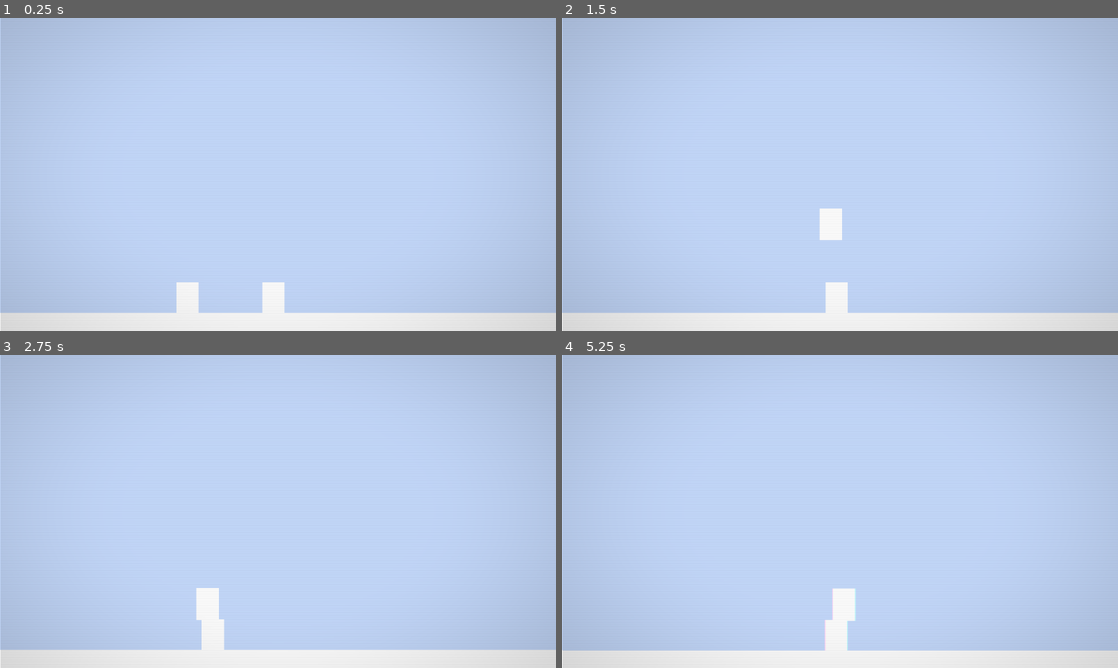
Above: before the commit, frames 1-4 (two rows, left to right).
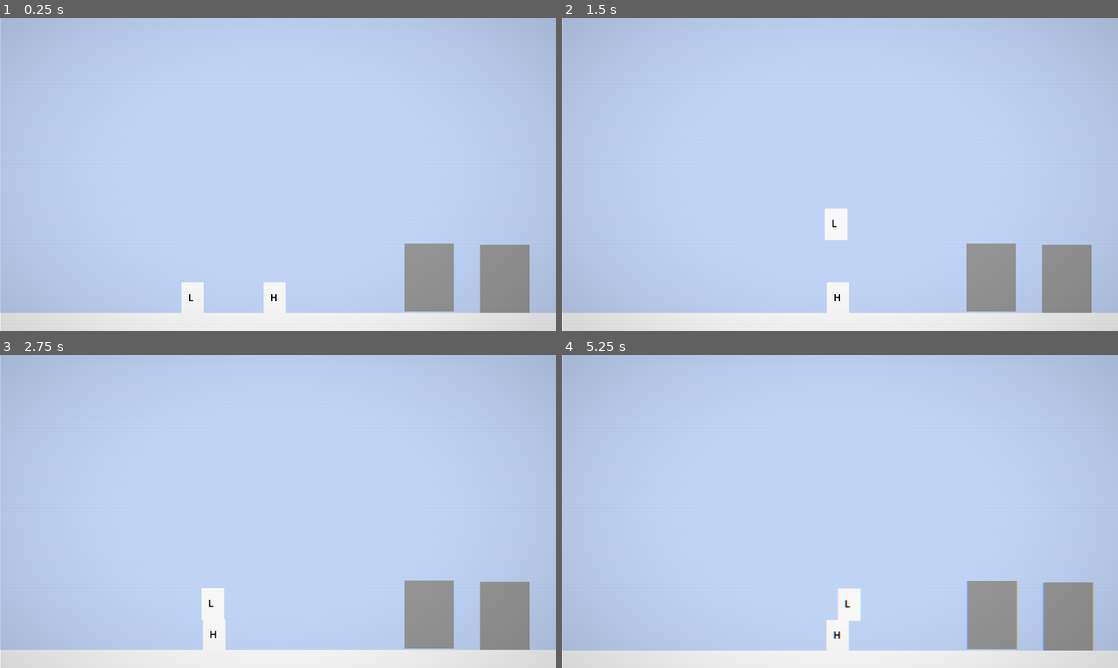
Above: after the commit, the same moments.

Repository: Protheek-1/mass-effect
Game: Godot game, scene res://main.tscn
Same seed, same stepped clock (60 frames per second), same inputs: the game is played once before the commit and once after it.
Inputs (mouse positions are in pixels of both pictures, inside the frame that each line leads up to):
- Up to frame 1 (0.25 s): no input
- Up to frame 2 (1.5 s): tap Enter at 0.5 s; move the mouse to (962, 158) at 0.52 s; hold Right (ui_right) 0.53-1.25 s; tap Space (swap_charectar) at 0.6 s; click (962, 158) at 0.67 s; tap W (jump) at 0.77 s; drag from (728, 190) to (812, 237) at 1.27 s
- Up to frame 3 (2.75 s): tap Space (swap_charectar) at 2 s; move the mouse to (333, 442) at 2.02 s; hold Left (ui_left) from 2.03 s (still down); tap Keypad Enter at 2.1 s
- Up to frame 4 (5.25 s): release Left (ui_left) at 2.75 s; drag from (812, 574) to (673, 464) at 2.77 s; tap Enter at 3.5, 5.1 s; move the mouse to (1006, 558) at 3.52 s; hold Right (ui_right) 3.53-4.25 s; tap Shift at 3.6 s; tap W (jump) at 3.77 s; drag from (673, 464) to (756, 433) at 4.27 s; tap Space (swap_charectar) at 5 s; move the mouse to (867, 511) at 5.02 s; hold Right (ui_right) from 5.03 s (still down); click (867, 511) at 5.17 s

The runs differ from the first frame. In frame 1, 4.1% of the frame differs, in the area x 31-96%, y 72-95%; in frame 2, 4.2%; in frame 3, 4.2%; in frame 4, 4.4%, in the area x 47-96%, y 72-95%.

Commit message:
doors and bugs

Diff:
--- /dev/null
+++ b/door.gd
@@ -0,0 +1,30 @@
+extends Area2D
+class_name Door
+enum DoorType { ENTRY, EXIT }
+enum CharacterType {HEAVY, LIGHT, BOTH}
+@export var door_type: DoorType = DoorType.ENTRY
+@export var linked_door: Door
+@export var allowed_character: CharacterType = CharacterType.BOTH
+@export var is_goal_door: bool = false
+@onready var arrival_point: Marker2D = $ArrivalPoint
+@export var partner_door: Door
+var is_active: bool = false
+var entered_body: CharacterBody2D
+var manager: Node
+
+func _ready() -> void:
+	add_to_group("doors")
+	manager = get_tree().get_first_node_in_group("door_manager")
+
+	if manager:
+		manager.register_door(self)
+
+func accepts_character(body: Node2D) -> bool:
+	match allowed_character:
+		CharacterType.HEAVY:
+			return body.name == "Heavy"
+		CharacterType.LIGHT:
+			return body.name == "Light"
+		CharacterType.BOTH:
+			return body.name == "Heavy" or body.name == "Light"
+	return false
--- /dev/null
+++ b/door.tscn
@@ -0,0 +1,22 @@
+[gd_scene format=3 uid="uid://bi4bq6mlrofga"]
+
+[ext_resource type="Script" uid="uid://b6ownhmdjvv1q" path="res://door.gd" id="1_ba8gm"]
+
+[sub_resource type="RectangleShape2D" id="RectangleShape2D_dcsxo"]
+size = Vector2(38, 51)
+
+[node name="Door" type="Area2D" unique_id=1573361650]
+script = ExtResource("1_ba8gm")
+
+[node name="ColorRect" type="ColorRect" parent="." unique_id=1988167145]
+offset_left = -19.0
+offset_top = -26.0
+offset_right = 19.0
+offset_bottom = 26.0
+color = Color(0.601223, 0.601223, 0.60122293, 1)
+
+[node name="CollisionShape2D" type="CollisionShape2D" parent="." unique_id=252522823]
+shape = SubResource("RectangleShape2D_dcsxo")
+
+[node name="ArrivalPoint" type="Marker2D" parent="." unique_id=1409855953]
+position = Vector2(0, 14)
--- /dev/null
+++ b/door_manager.gd
@@ -0,0 +1,76 @@
+extends Node
+var heavy_ready := false
+var light_ready := false
+var heavy_body: CharacterBody2D
+var light_body: CharacterBody2D
+var heavy_goal: Door
+var light_goal: Door
+var transitioning := false
+func _enter_tree() -> void:
+	add_to_group("door_manager")
+
+func register_door(door: Door) -> void:
+	door.body_entered.connect(_on_body_entered.bind(door))
+	door.body_exited.connect(_on_body_exited.bind(door))
+
+	if door.is_goal_door and door.door_type == Door.DoorType.ENTRY:
+		heavy_goal = door
+	elif door.allowed_character == Door.CharacterType.LIGHT:
+		light_goal = door
+
+func _on_body_entered(body: Node2D, door: Door) -> void:
+	if transitioning:
+		return
+	if door.door_type != Door.DoorType.ENTRY:
+		return
+	if not door.accepts_character(body):
+		return
+	if door.door_type == Door.DoorType.EXIT:
+		return
+	if door.is_goal_door:
+		if body.name == "Heavy":
+			heavy_ready = true
+			heavy_body = body
+		elif body.name == "Light":
+			light_ready = true
+			light_body = body
+		check_goal()
+	else:
+		door.is_active = true
+		door.entered_body = body
+		if door.partner_door == null:
+			return
+		if not door.partner_door.is_active:
+			return
+		transitioning = true
+		teleport_character(
+			door.entered_body,
+			door.linked_door
+		)
+		teleport_character(
+		door.partner_door.entered_body,
+		door.partner_door.linked_door
+	)
+func _on_body_exited(body: Node2D, door: Door):
+	if transitioning or not door.is_goal_door:
+		return
+	if body == heavy_body:
+		heavy_ready = false
+		heavy_body = null
+	if body == light_body:
+		light_ready = false
+		light_body = null
+func check_goal() -> void:
+	if not heavy_ready or not light_ready:
+		return
+	if heavy_goal == null or light_goal == null:
+		push_warning("forgor door")
+		return
+	transitioning = true
+	teleport_character(heavy_body, heavy_goal.linked_door)
+	teleport_character(light_body, light_goal.linked_door)
+func teleport_character(body: CharacterBody2D, destination: Door) -> void:
+	if body == null or destination == null:
+		return
+	body.global_position = destination.arrival_point.global_position
+	body.velocity = Vector2.ZERO
--- a/heavy.tscn
+++ b/heavy.tscn
@@ -16,3 +16,12 @@
 [node name="ColorRect" type="ColorRect" parent="." unique_id=1500380666]
 offset_right = 107.0
 offset_bottom = 153.0
+
+[node name="Label" type="Label" parent="." unique_id=1021506446]
+offset_left = 31.250143
+offset_top = 37.500107
+offset_right = 71.250145
+offset_bottom = 104.50011
+theme_override_colors/font_color = Color(0, 0, 0, 1)
+theme_override_font_sizes/font_size = 48
+text = "H"
--- a/light.tscn
+++ b/light.tscn
@@ -33,3 +33,12 @@
 [node name="HeadRay" type="RayCast2D" parent="." unique_id=1873456273]
 position = Vector2(56.25026, 25.00007)
 target_position = Vector2(0, -37.500107)
+
+[node name="Label" type="Label" parent="." unique_id=1289694635]
+offset_left = 31.250143
+offset_top = 37.500107
+offset_right = 71.250145
+offset_bottom = 104.50011
+theme_override_colors/font_color = Color(0, 0, 0, 1)
+theme_override_font_sizes/font_size = 48
+text = "L"
--- a/main.tscn
+++ b/main.tscn
@@ -3,6 +3,8 @@
 [ext_resource type="Script" uid="uid://mab5vt225wmu" path="res://camera_2d.gd" id="1_0xm2m"]
 [ext_resource type="Shader" uid="uid://b5cepsx5pdx7i" path="res://main.gdshader" id="1_ig7tw"]
 [ext_resource type="PackedScene" uid="uid://v1700ihoo13t" path="res://heavy.tscn" id="2_1bvp3"]
+[ext_resource type="PackedScene" uid="uid://bi4bq6mlrofga" path="res://door.tscn" id="2_7mycd"]
+[ext_resource type="Script" uid="uid://dh2x8bp37y1a2" path="res://door_manager.gd" id="2_272bh"]
 [ext_resource type="Script" uid="uid://ddfweg6ov2qeo" path="res://filter.gd" id="3_h2yge"]
 [ext_resource type="PackedScene" uid="uid://cmd3nt20uqo65" path="res://light.tscn" id="4_272bh"]
 
@@ -22,6 +24,7 @@
 script = SubResource("GDScript_lquwl")
 
 [node name="ColorRect" type="ColorRect" parent="." unique_id=1408265289]
+z_index = -2
 offset_left = -521.0
 offset_top = -631.0
 offset_right = 18256.0
@@ -33,30 +36,92 @@
 script = ExtResource("1_0xm2m")
 player = NodePath("../Heavy")
 
+[node name="LevelGuides" type="Node" parent="." unique_id=1747394512]
+
+[node name="ReferenceRect" type="ReferenceRect" parent="LevelGuides" unique_id=252989067]
+offset_left = -214.0
+offset_top = -120.0
+offset_right = 213.0
+offset_bottom = 106.0
+
+[node name="ReferenceRect2" type="ReferenceRect" parent="LevelGuides" unique_id=2038857618]
+offset_left = 285.0
+offset_top = -121.0
+offset_right = 712.0
+offset_bottom = 105.0
+
+[node name="ReferenceRect3" type="ReferenceRect" parent="LevelGuides" unique_id=2010053584]
+offset_left = 762.0
+offset_top = -118.0
+offset_right = 1189.0
+offset_bottom = 108.0
+
+[node name="ReferenceRect4" type="ReferenceRect" parent="LevelGuides" unique_id=529578029]
+offset_left = 1245.0
+offset_top = -120.0
+offset_right = 1672.0
+offset_bottom = 106.0
+
 [node name="Floor" type="StaticBody2D" parent="." unique_id=723804172]
-position = Vector2(-60, -170)
+position = Vector2(3411.0002, 56.000008)
+scale = Vector2(10, 10)
 metadata/_edit_group_ = true
 
 [node name="CollisionShape2D" type="CollisionShape2D" parent="Floor" unique_id=1542542724]
-position = Vector2(317.5, 734)
+position = Vector2(407.6, 462.1)
 shape = SubResource("RectangleShape2D_dcsxo")
 
 [node name="ColorRect" type="ColorRect" parent="Floor" unique_id=1546706322]
-offset_left = -620.0
-offset_top = 276.0
-offset_right = 1272.0
-offset_bottom = 1198.0
+offset_left = -540.7
+offset_top = 4.700012
+offset_right = 1351.3
+offset_bottom = 926.7
+
+[node name="DoorManager" type="Node" parent="." unique_id=2040377826]
+script = ExtResource("2_272bh")
+
+[node name="Doors" type="Node" parent="." unique_id=711129404]
+
+[node name="Door" parent="Doors" unique_id=1573361650 node_paths=PackedStringArray("linked_door", "partner_door") instance=ExtResource("2_7mycd")]
+z_index = -1
+position = Vector2(173.99976, 80)
+linked_door = NodePath("../Door4")
+allowed_character = 0
+partner_door = NodePath("../Door2")
+
+[node name="Door2" parent="Doors" unique_id=1413376315 node_paths=PackedStringArray("linked_door", "partner_door") instance=ExtResource("2_7mycd")]
+z_index = -1
+position = Vector2(115.999756, 79)
+linked_door = NodePath("../Door3")
+allowed_character = 1
+partner_door = NodePath("../Door")
+
+[node name="Door3" parent="Doors" unique_id=101085460 node_paths=PackedStringArray("linked_door") instance=ExtResource("2_7mycd")]
+z_index = -1
+position = Vector2(320, 80)
+door_type = 1
+linked_door = NodePath("../Door2")
+allowed_character = 1
+
+[node name="Door4" parent="Doors" unique_id=2077933324 node_paths=PackedStringArray("linked_door") instance=ExtResource("2_7mycd")]
+z_index = -1
+position = Vector2(368, 80)
+door_type = 1
+linked_door = NodePath("../Door")
+allowed_character = 0
 
 [node name="Heavy" parent="." unique_id=1903036429 instance=ExtResource("2_1bvp3")]
-position = Vector2(-12, 79)
+position = Vector2(-11, 82)
 
 [node name="Light" parent="." unique_id=199912418 instance=ExtResource("4_272bh")]
-position = Vector2(-78, 77)
+position = Vector2(-74, 82)
 
 [node name="Filter" type="ColorRect" parent="." unique_id=1532236078]
 z_index = 2
 material = SubResource("ShaderMaterial_dcsxo")
-offset_right = 40.0
-offset_bottom = 40.0
+offset_left = -255.0
+offset_top = -169.0
+offset_right = -215.0
+offset_bottom = -129.0
 mouse_filter = 2
 script = ExtResource("3_h2yge")
Not shown, added: door.gd.uid
Not shown, added: door_manager.gd.uid
